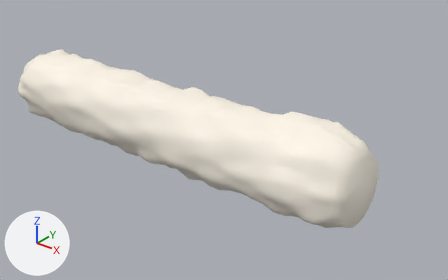
An edit to the FBX model Virtuelles System Galvanik/Assets/GalvanikAssets/Stoffpad.fbx, drawn before and after from the same camera.
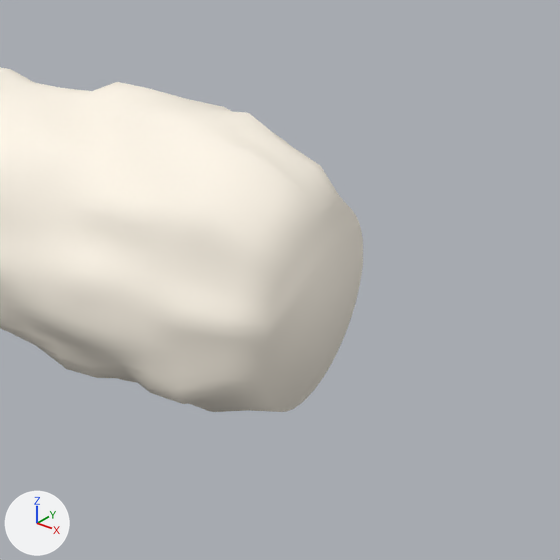
There are two pictures of each version: one whole from a 50 mm camera at (11.34, -11.0, 6.93) aimed at (2.1, 0.55, -0.23), one close up on the part from 56% to 100% of the width and 30% to 100% of the height. The axes (+X, +Y, +Z) are drawn at lower left. The lights are the same throughout. Where no turn or scale is listed for an object, it has been applied to the vertices.

Names of what the first close-up shows: 'Stoffpad'.
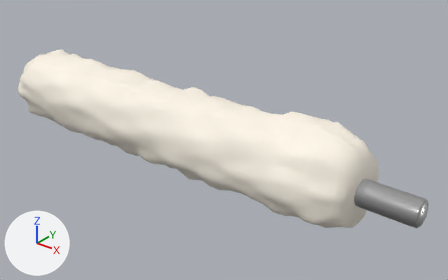
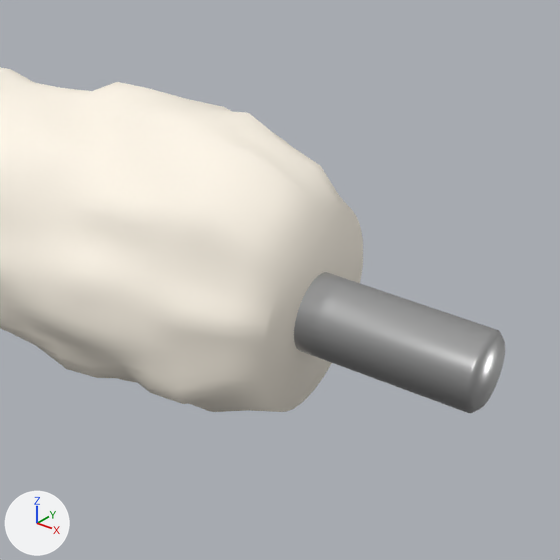
The newer file is also turned or shifted as a whole; pictures and numbers use the older file's frame.

What the commit changed:
Material 'elektrodenMat' (mat_elektrodenmat) is new.
Its base color is (0.598, 0.598, 0.598) (light grey #cbcbcb).
Its metallic is 0.983.
Its roughness is 0.335.
Mesh me_cylinder_001_1 is new.
It has 288 vertices, 256 faces and spans x -2.96..4.82, y -0.32..0.32, z -0.32..0.32.
It uses material mat_elektrodenmat (light grey #cbcbcb).
Object 'Elektrode' (ob_elektrode) is new; it shows me_cylinder_001_1.
Its location is (2.94, 0.01, 0.0).

Changed parts and their boxes [x1, y1, x2, y2] in the close-ups (560 x 560 px):
'Elektrode', added: after [294, 272, 505, 413]
